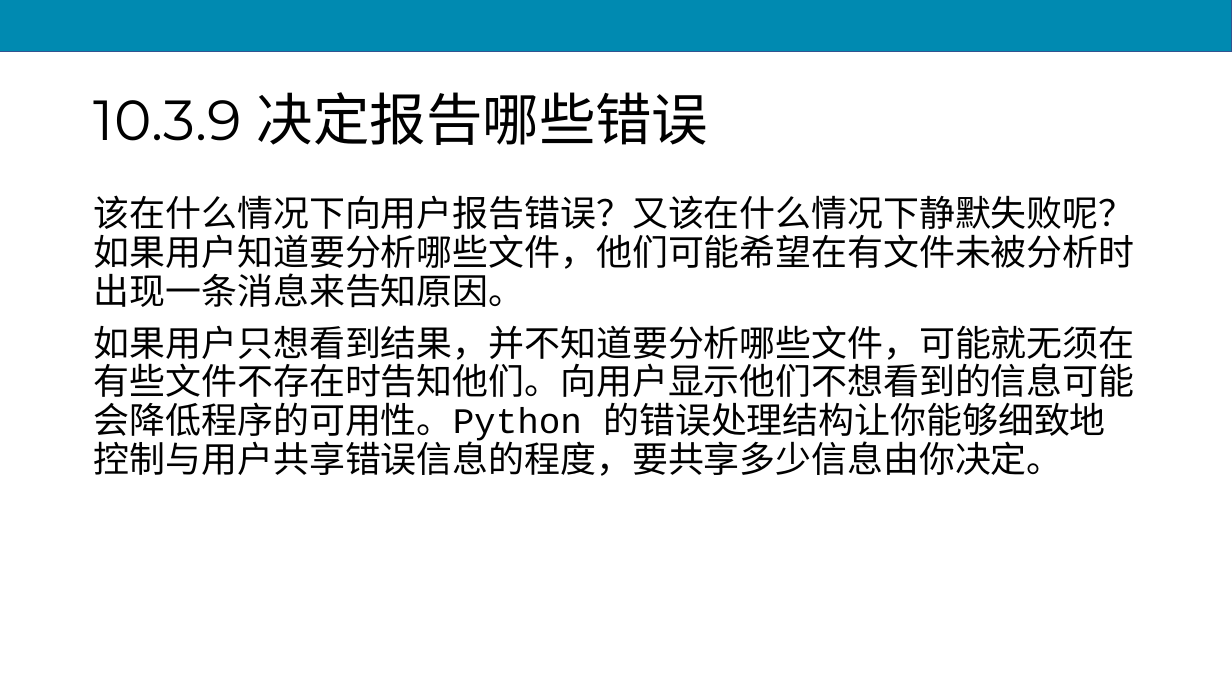
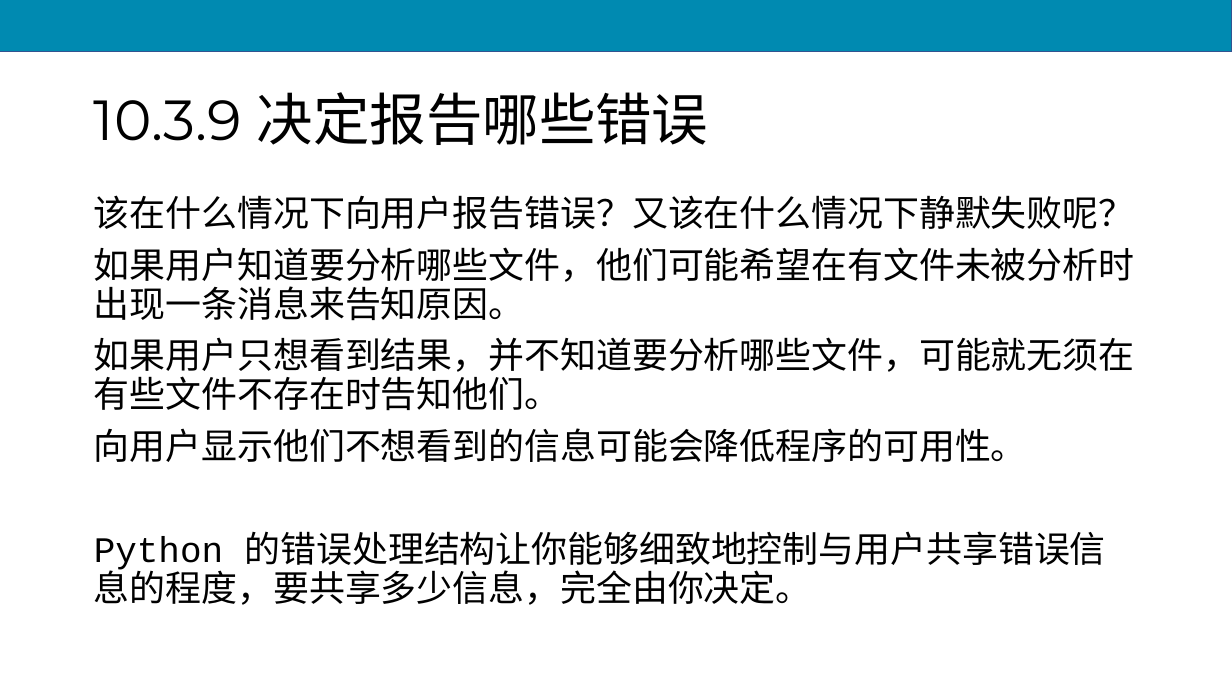
Before and after one commit to scruel/pcc_3e_slides, a slide deck: slide 93 of PPT/python10.pptx (slide 75 before the commit). Drawn at 1232x693 pixels with LibreOffice and Linux fonts; fonts in the diff are those of the drawing. Boxes give left, top, right and bottom in pixels: in the first picture for what was removed or moved away, otherwise in the second. Text is boxed around its words. In the diff, an @@ line names an element or a change of style, - is before the commit and + after.

```diff
--- a/PPT/python10.pptx
+++ b/PPT/python10.pptx
@@ text at [94,195,1135,605]: text changed @@
-该在什么情况下向用户报告错误？又该在什么情况下静默失败呢？如果用户知道要分析哪些文件，他们可能希望在有文件未被分析时出现一条消息来告知原因。
-如果用户只想看到结果，并不知道要分析哪些文件，可能就无须在有些文件不存在时告知他们。向用户显示他们不想看到的信息可能会降低程序的可用性。Python 的错误处理结构让你能够细致地控制与用户共享错误信息的程度，要共享多少信息由你决定。
+该在什么情况下向用户报告错误？又该在什么情况下静默失败呢？
+如果用户知道要分析哪些文件，他们可能希望在有文件未被分析时出现一条消息来告知原因。
+如果用户只想看到结果，并不知道要分析哪些文件，可能就无须在有些文件不存在时告知他们。
+向用户显示他们不想看到的信息可能会降低程序的可用性。
+Python 的错误处理结构让你能够细致地控制与用户共享错误信息的程度，要共享多少信息，完全由你决定。
```
Also in this commit, not shown: 36 other slides changed, 32 slides added, 3 other files.
